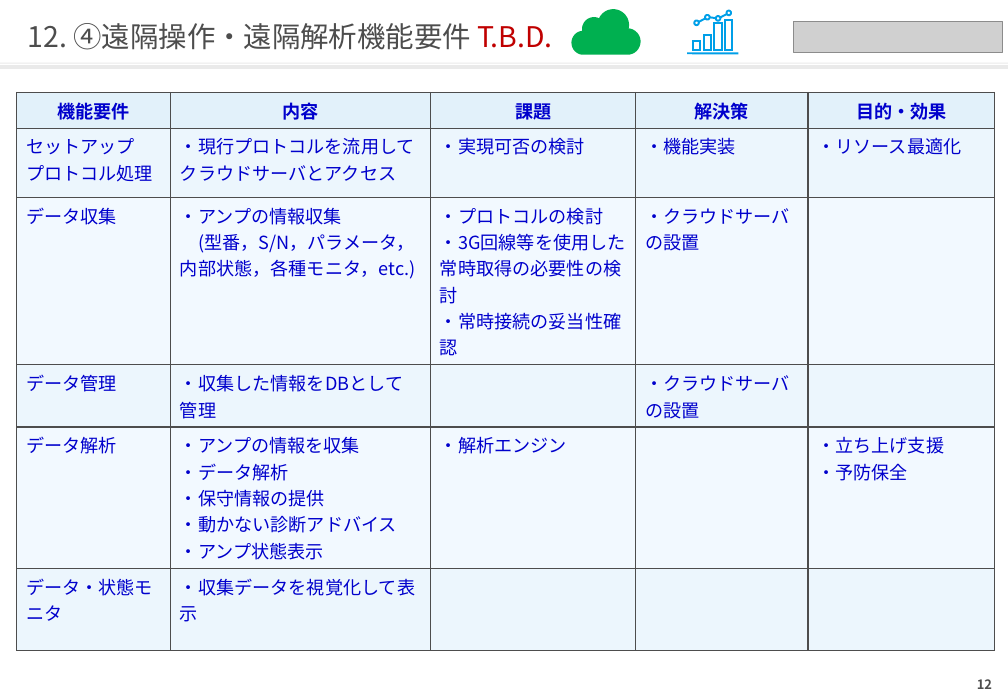
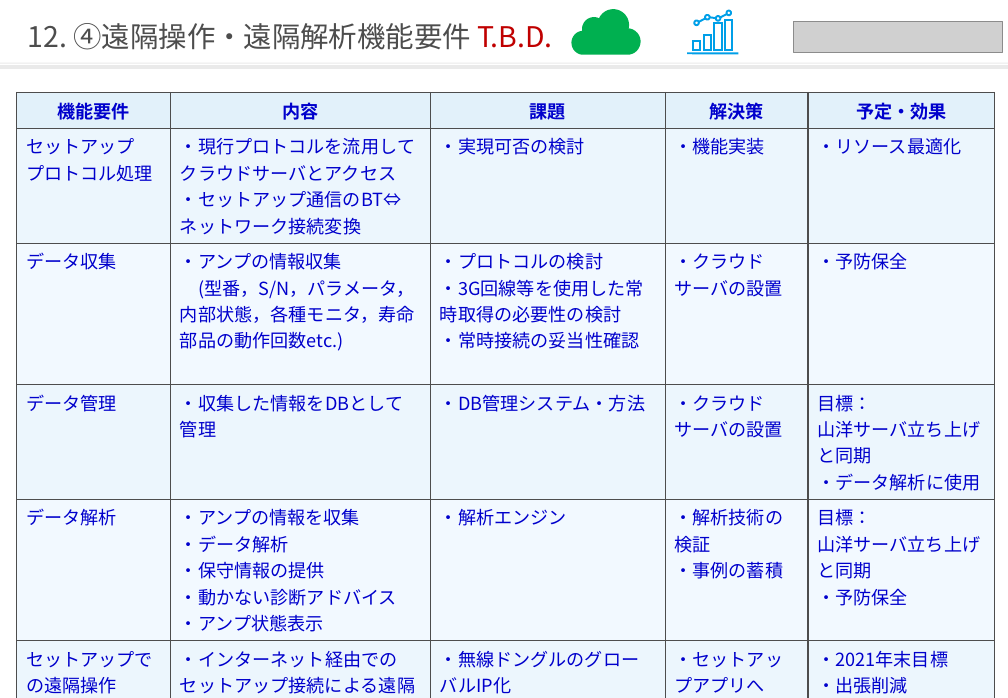
Before and after one commit to qzq03657/hellow-world, a slide deck: slide 13 of 次期サーボシステム_ユーザビリティ向上_藤沢案.pptx. Drawn at 1008x698 pixels with LibreOffice and Linux fonts; fonts in the diff are those of the drawing; grey boxes stand for pictures. Boxes give left, top, right and bottom in pixels: in the first picture for what was removed or moved away, otherwise in the second. Text is boxed around its words. In the diff, an @@ line names an element or a change of style, - is before the commit and + after.

```diff
--- a/次期サーボシステム_ユーザビリティ向上_藤沢案.pptx
+++ b/次期サーボシステム_ユーザビリティ向上_藤沢案.pptx
@@ table at <box>17,92,996,698</box> @@
-row 1, column 5: 目的・効果
+row 1, column 5: 予定・効果
-row 2, column 2: ・現行プロトコルを流用してクラウドサーバとアクセス
+row 2, column 2: ・現行プロトコルを流用してクラウドサーバとアクセス / ・セットアップ通信のBT⇔ネットワーク接続変換
-row 3, column 2: ・アンプの情報収集 / (型番，S/N，パラメータ，内部状態，各種モニタ，etc.)
+row 3, column 2: ・アンプの情報収集 / (型番，S/N，パラメータ，内部状態，各種モニタ，寿命部品の動作回数etc.)
-row 3, column 5: 
+row 3, column 5: ・予防保全
-row 4, column 3: 
+row 4, column 3: ・DB管理システム・方法
-row 4, column 5: 
+row 4, column 5: 目標： / 山洋サーバ立ち上げと同期 / ・データ解析に使用
-row 5, column 4: 
+row 5, column 4: ・解析技術の検証 / ・事例の蓄積
-row 5, column 5: ・立ち上げ支援 / ・予防保全
+row 5, column 5: 目標： / 山洋サーバ立ち上げと同期 / ・予防保全
-row 6: データ・状態モニタ | ・収集データを視覚化して表示 |  |  | 
+row 6: セットアップでの遠隔操作 | ・インターネット経由でのセットアップ接続による遠隔操作 | ・無線ドングルのグローバルIP化 / ・BT⇔ネットワーク接続を実現するゲートウェイ機能 | ・セットアップアプリへゲートウェイ機能を実装 | ・2021年末目標 / ・出張削減 / ・立ち上げ期間短縮
@@ page number removed at <box>977,679,992,689</box> @@
-12
```
Also in this commit, not shown: 8 other slides changed.
